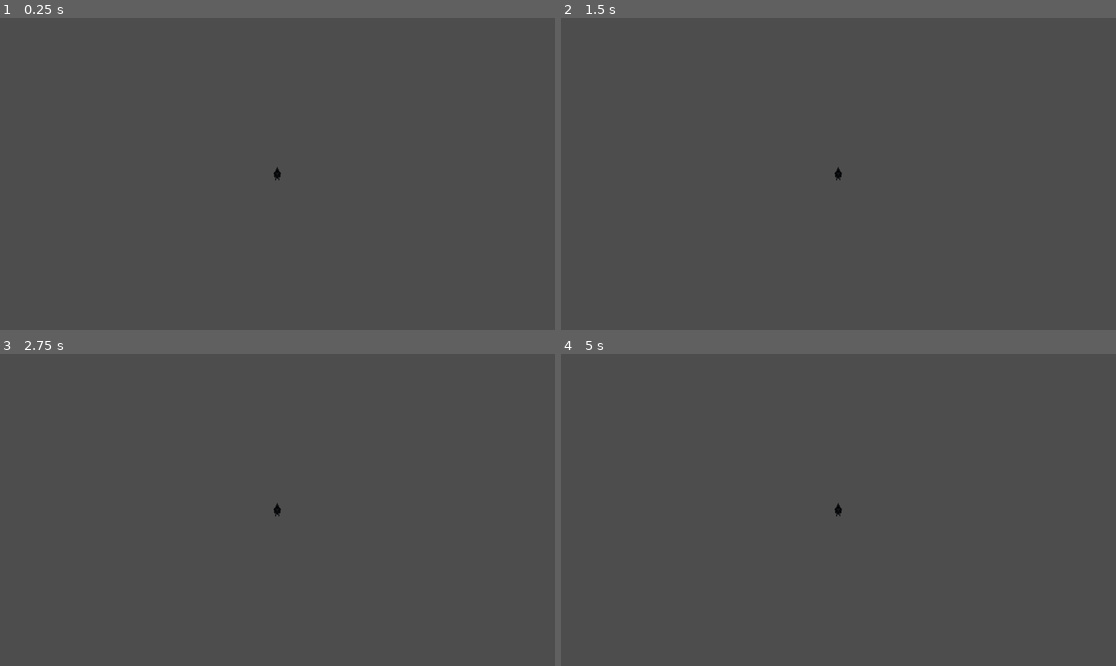
Above: before the commit, frames 1-4 (two rows, left to right).
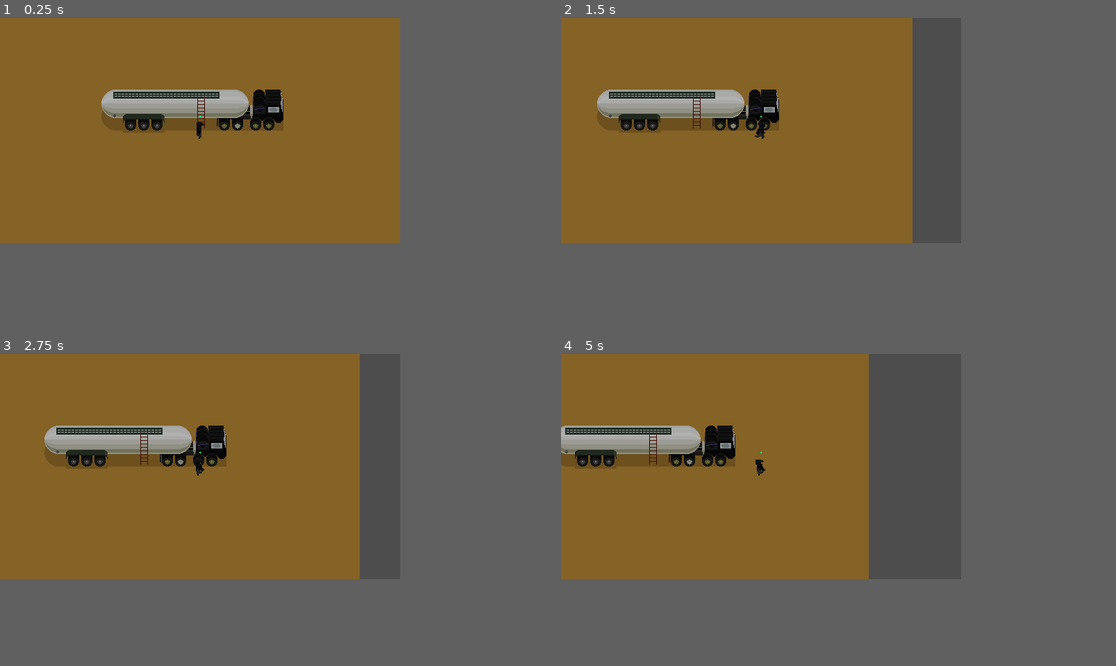
Above: after the commit, the same moments.

Repository: EptesicusDev/ViveLeFeu
Game: Godot game, scene res://level.tscn
Same seed, same stepped clock (60 frames per second), same inputs: the game is played once before the commit and once after it. This scene is started directly instead of the project's main scene.
Inputs:
- Up to frame 1 (0.25 s): no input
- Up to frame 2 (1.5 s): tap Enter (ui_accept) at 0.5, 0.77, 1.07 s; hold D (right) from 0.53 s (still down); tap E (action) at 0.6 s; tap Home (ui_home) at 0.8, 1.35 s
- Up to frame 3 (2.75 s): tap Enter (ui_accept) at 1.52, 1.55, 1.82, 2.1 s; release D (right) at 2.03 s; hold A (left) from 2.03 s (still down); tap E (action) at 2.3 s
- Up to frame 4 (5 s): release A (left) at 2.78 s; hold D (right) 2.78-4.28 s; tap E (action) at 2.85, 4.35 s; tap Enter (ui_accept) at 3.02, 3.32, 3.77, 3.8, 4.07, 4.52, 4.82 s; tap Home (ui_home) at 3.05, 3.6 s; hold A (left) from 4.28 s (still down)
In our replay, the window is 799x449 before the commit and 576x324 after it. These sizes can differ from the game's own. Grey fills any space a smaller window leaves; there, only what the larger window draws over its background counts as a difference.

The runs differ from the first frame. In frame 1, 52% of the frame differs, in the area x 0-73%, y 0-73%; in frame 2, 46%; in frame 3, 47%; in frame 4, 40%.

Commit message:
build: statemachine w/ animation idle/run

Diff:
--- a/level.tscn
+++ b/level.tscn
@@ -1,6 +1,7 @@
-[gd_scene load_steps=2 format=3 uid="uid://efwjm4hfeqf2"]
+[gd_scene load_steps=3 format=3 uid="uid://efwjm4hfeqf2"]
 
-[ext_resource type="Script" path="res://scripts/level.gd" id="1_p4gvl"]
+[ext_resource type="Script" path="res://scripts/level/level.gd" id="1_p4gvl"]
+[ext_resource type="Texture2D" uid="uid://cboqwj1gv3yh2" path="res://assets/world/test_area/area_test.png" id="2_tbf02"]
 
 [node name="World" type="Node"]
 script = ExtResource("1_p4gvl")
@@ -11,3 +12,13 @@
 _spawnable_scenes = PackedStringArray("res://player.tscn")
 spawn_path = NodePath("../Players")
 spawn_limit = 4
+
+[node name="Sprite2D" type="Sprite2D" parent="."]
+z_index = -1
+texture = ExtResource("2_tbf02")
+
+[node name="Collisions" type="StaticBody2D" parent="."]
+collision_mask = 0
+
+[node name="CollisionPolygon2D" type="CollisionPolygon2D" parent="Collisions"]
+polygon = PackedVector2Array(-116, 4, -134, -10, -134, -40, -116, -55, 128, -55, 128, 4, 17, 4, 17, -42, 36, -42, 36, -52, -117, -52, -117, -42, 2, -42, 2, 4)
--- a/multiplayer.tscn
+++ b/multiplayer.tscn
@@ -1,6 +1,6 @@
 [gd_scene load_steps=2 format=3 uid="uid://bvnwjpd0f3oa0"]
 
-[ext_resource type="Script" path="res://scripts/multiplayer.gd" id="1_eutfa"]
+[ext_resource type="Script" path="res://scripts/multiplayer/multiplayer.gd" id="1_eutfa"]
 
 [node name="Multiplayer" type="Node"]
 script = ExtResource("1_eutfa")
--- a/player.tscn
+++ b/player.tscn
@@ -1,8 +1,15 @@
-[gd_scene load_steps=6 format=3 uid="uid://cw8w6clmxedi6"]
-
-[ext_resource type="Script" path="res://scripts/player.gd" id="1_hwwnj"]
-[ext_resource type="Script" path="res://scripts/player_input.gd" id="2_ju3m6"]
+[gd_scene load_steps=34 format=3 uid="uid://cw8w6clmxedi6"]
+
+[ext_resource type="Script" path="res://scripts/player/player.gd" id="1_516kg"]
+[ext_resource type="Script" path="res://scripts/player/player_input.gd" id="2_27fu1"]
 [ext_resource type="Texture2D" uid="uid://cfnte10rcxra6" path="res://assets/player/player_sp.png" id="3_8ciqx"]
+[ext_resource type="Script" path="res://scripts/state/state_machine.gd" id="4_ph6jp"]
+[ext_resource type="Script" path="res://scripts/state/player_states/idle.gd" id="5_i0c7g"]
+[ext_resource type="Script" path="res://scripts/state/player_states/run.gd" id="6_mlet2"]
+
+[sub_resource type="CapsuleShape2D" id="CapsuleShape2D_a3s5y"]
+radius = 2.0
+height = 16.0
 
 [sub_resource type="SceneReplicationConfig" id="SceneReplicationConfig_fb1vy"]
 properties/0/path = NodePath(".:player")
@@ -20,16 +27,259 @@
 properties/0/spawn = false
 properties/0/replication_mode = 1
 
+[sub_resource type="Theme" id="Theme_t4m1t"]
+Label/colors/font_color = Color(0, 1, 0.490196, 1)
+
+[sub_resource type="Animation" id="Animation_b2ir6"]
+length = 0.001
+tracks/0/type = "value"
+tracks/0/imported = false
+tracks/0/enabled = true
+tracks/0/path = NodePath("Sprite2D:frame")
+tracks/0/interp = 1
+tracks/0/loop_wrap = true
+tracks/0/keys = {
+"times": PackedFloat32Array(0),
+"transitions": PackedFloat32Array(1),
+"update": 1,
+"values": [0]
+}
+
+[sub_resource type="Animation" id="Animation_5uvpo"]
+resource_name = "down_idle"
+length = 3.00001
+loop_mode = 1
+step = 0.0555556
+tracks/0/type = "value"
+tracks/0/imported = false
+tracks/0/enabled = true
+tracks/0/path = NodePath("Sprite2D:frame")
+tracks/0/interp = 1
+tracks/0/loop_wrap = true
+tracks/0/keys = {
+"times": PackedFloat32Array(0, 2.22222, 2.33333, 2.44444, 2.55556, 2.66667, 2.77778, 2.88889),
+"transitions": PackedFloat32Array(1, 1, 1, 1, 1, 1, 1, 1),
+"update": 1,
+"values": [0, 1, 2, 3, 4, 5, 6, 7]
+}
+
+[sub_resource type="Animation" id="Animation_p3051"]
+resource_name = "down_run"
+length = 0.666672
+loop_mode = 1
+step = 0.0555556
+tracks/0/type = "value"
+tracks/0/imported = false
+tracks/0/enabled = true
+tracks/0/path = NodePath("Sprite2D:frame")
+tracks/0/interp = 1
+tracks/0/loop_wrap = true
+tracks/0/keys = {
+"times": PackedFloat32Array(0, 0.0555556, 0.111111, 0.166667, 0.222222, 0.277778, 0.333333, 0.388889, 0.444444, 0.5, 0.555556, 0.611111),
+"transitions": PackedFloat32Array(1, 1, 1, 1, 1, 1, 1, 1, 1, 1, 1, 1),
+"update": 1,
+"values": [8, 9, 10, 11, 12, 13, 14, 15, 16, 17, 18, 19]
+}
+
+[sub_resource type="Animation" id="Animation_hlfqo"]
+resource_name = "left_idle"
+length = 0.0555611
+loop_mode = 1
+step = 0.0555556
+tracks/0/type = "value"
+tracks/0/imported = false
+tracks/0/enabled = true
+tracks/0/path = NodePath("Sprite2D:frame")
+tracks/0/interp = 1
+tracks/0/loop_wrap = true
+tracks/0/keys = {
+"times": PackedFloat32Array(0),
+"transitions": PackedFloat32Array(1),
+"update": 1,
+"values": [33]
+}
+
+[sub_resource type="Animation" id="Animation_sonrm"]
+resource_name = "left_run"
+length = 0.666672
+loop_mode = 1
+step = 0.0555556
+tracks/0/type = "value"
+tracks/0/imported = false
+tracks/0/enabled = true
+tracks/0/path = NodePath("Sprite2D:frame")
+tracks/0/interp = 1
+tracks/0/loop_wrap = true
+tracks/0/keys = {
+"times": PackedFloat32Array(0, 0.0555556, 0.111111, 0.166667, 0.222222, 0.277778, 0.333333, 0.388889, 0.444444, 0.5, 0.555556, 0.611111),
+"transitions": PackedFloat32Array(1, 1, 1, 1, 1, 1, 1, 1, 1, 1, 1, 1),
+"update": 1,
+"values": [34, 35, 36, 37, 38, 39, 40, 41, 42, 43, 44, 45]
+}
+
+[sub_resource type="Animation" id="Animation_exuus"]
+resource_name = "right_idle"
+length = 0.0555611
+loop_mode = 1
+step = 0.0555556
+tracks/0/type = "value"
+tracks/0/imported = false
+tracks/0/enabled = true
+tracks/0/path = NodePath("Sprite2D:frame")
+tracks/0/interp = 1
+tracks/0/loop_wrap = true
+tracks/0/keys = {
+"times": PackedFloat32Array(0),
+"transitions": PackedFloat32Array(1),
+"update": 1,
+"values": [20]
+}
+
+[sub_resource type="Animation" id="Animation_e5piy"]
+resource_name = "right_run"
+length = 0.666672
+loop_mode = 1
+step = 0.0555556
+tracks/0/type = "value"
+tracks/0/imported = false
+tracks/0/enabled = true
+tracks/0/path = NodePath("Sprite2D:frame")
+tracks/0/interp = 1
+tracks/0/loop_wrap = true
+tracks/0/keys = {
+"times": PackedFloat32Array(0, 0.0555556, 0.111111, 0.166667, 0.222222, 0.277778, 0.333333, 0.388889, 0.444444, 0.5, 0.555556, 0.611111),
+"transitions": PackedFloat32Array(1, 1, 1, 1, 1, 1, 1, 1, 1, 1, 1, 1),
+"update": 1,
+"values": [21, 22, 23, 24, 25, 26, 27, 28, 29, 30, 31, 32]
+}
+
+[sub_resource type="Animation" id="Animation_c0uin"]
+resource_name = "up_idle"
+length = 0.0555611
+loop_mode = 1
+step = 0.0555556
+tracks/0/type = "value"
+tracks/0/imported = false
+tracks/0/enabled = true
+tracks/0/path = NodePath("Sprite2D:frame")
+tracks/0/interp = 1
+tracks/0/loop_wrap = true
+tracks/0/keys = {
+"times": PackedFloat32Array(0),
+"transitions": PackedFloat32Array(1),
+"update": 1,
+"values": [46]
+}
+
+[sub_resource type="Animation" id="Animation_msbri"]
+resource_name = "up_run"
+length = 0.666672
+loop_mode = 1
+step = 0.0555556
+tracks/0/type = "value"
+tracks/0/imported = false
+tracks/0/enabled = true
+tracks/0/path = NodePath("Sprite2D:frame")
+tracks/0/interp = 1
+tracks/0/loop_wrap = true
+tracks/0/keys = {
+"times": PackedFloat32Array(0, 0.0555556, 0.111111, 0.166667, 0.222222, 0.277778, 0.333333, 0.388889, 0.444444, 0.5, 0.555556, 0.611111),
+"transitions": PackedFloat32Array(1, 1, 1, 1, 1, 1, 1, 1, 1, 1, 1, 1),
+"update": 1,
+"values": [47, 48, 49, 50, 51, 52, 53, 54, 55, 56, 57, 58]
+}
+
+[sub_resource type="AnimationLibrary" id="AnimationLibrary_xmgmp"]
+_data = {
+"RESET": SubResource("Animation_b2ir6"),
+"down_idle": SubResource("Animation_5uvpo"),
+"down_run": SubResource("Animation_p3051"),
+"left_idle": SubResource("Animation_hlfqo"),
+"left_run": SubResource("Animation_sonrm"),
+"right_idle": SubResource("Animation_exuus"),
+"right_run": SubResource("Animation_e5piy"),
+"up_idle": SubResource("Animation_c0uin"),
+"up_run": SubResource("Animation_msbri")
+}
+
+[sub_resource type="AnimationNodeBlendSpace2D" id="AnimationNodeBlendSpace2D_2muan"]
+
+[sub_resource type="AnimationNodeAnimation" id="AnimationNodeAnimation_xtggd"]
+animation = &"left_idle"
+
+[sub_resource type="AnimationNodeAnimation" id="AnimationNodeAnimation_nmsue"]
+animation = &"up_idle"
+
+[sub_resource type="AnimationNodeAnimation" id="AnimationNodeAnimation_e0iap"]
+animation = &"down_idle"
+
+[sub_resource type="AnimationNodeAnimation" id="AnimationNodeAnimation_foy6q"]
+animation = &"right_idle"
+
+[sub_resource type="AnimationNodeBlendSpace2D" id="AnimationNodeBlendSpace2D_fdkgn"]
+blend_point_0/node = SubResource("AnimationNodeAnimation_xtggd")
+blend_point_0/pos = Vector2(-1, 0)
+blend_point_1/node = SubResource("AnimationNodeAnimation_nmsue")
+blend_point_1/pos = Vector2(0, -1)
+blend_point_2/node = SubResource("AnimationNodeAnimation_e0iap")
+blend_point_2/pos = Vector2(0, 1)
+blend_point_3/node = SubResource("AnimationNodeAnimation_foy6q")
+blend_point_3/pos = Vector2(1, 0)
+blend_mode = 1
+
+[sub_resource type="AnimationNodeAnimation" id="AnimationNodeAnimation_4sstx"]
+animation = &"left_run"
+
+[sub_resource type="AnimationNodeAnimation" id="AnimationNodeAnimation_fm1js"]
+animation = &"right_run"
+
+[sub_resource type="AnimationNodeAnimation" id="AnimationNodeAnimation_ltyjw"]
+animation = &"up_run"
+
+[sub_resource type="AnimationNodeAnimation" id="AnimationNodeAnimation_px13p"]
+animation = &"down_run"
+
+[sub_resource type="AnimationNodeBlendSpace2D" id="AnimationNodeBlendSpace2D_agqin"]
+blend_point_0/node = SubResource("AnimationNodeAnimation_4sstx")
+blend_point_0/pos = Vector2(-1, 0)
+blend_point_1/node = SubResource("AnimationNodeAnimation_fm1js")
+blend_point_1/pos = Vector2(1, 0)
+blend_point_2/node = SubResource("AnimationNodeAnimation_ltyjw")
+blend_point_2/pos = Vector2(0, -1)
+blend_point_3/node = SubResource("AnimationNodeAnimation_px13p")
+blend_point_3/pos = Vector2(0, 1)
+blend_mode = 1
+
+[sub_resource type="AnimationNodeStateMachineTransition" id="AnimationNodeStateMachineTransition_rqh67"]
+advance_mode = 2
+
+[sub_resource type="AnimationNodeStateMachine" id="AnimationNodeStateMachine_10smy"]
+states/Attack1/node = SubResource("AnimationNodeBlendSpace2D_2muan")
+states/Attack1/position = Vector2(363.026, 161)
+states/Idle/node = SubResource("AnimationNodeBlendSpace2D_fdkgn")
+states/Idle/position = Vector2(363.026, 35)
+states/Run/node = SubResource("AnimationNodeBlendSpace2D_agqin")
+states/Run/position = Vector2(363.026, 100)
+states/Start/position = Vector2(161, 100)
+transitions = ["Start", "Idle", SubResource("AnimationNodeStateMachineTransition_rqh67")]
+graph_offset = Vector2(-80.974, 0)
+
 [node name="Player" type="CharacterBody2D"]
-script = ExtResource("1_hwwnj")
+script = ExtResource("1_516kg")
+
+[node name="CollisionShape2D" type="CollisionShape2D" parent="."]
+position = Vector2(0, 12)
+rotation = 1.5708
+shape = SubResource("CapsuleShape2D_a3s5y")
 
 [node name="ServerSynchronizer" type="MultiplayerSynchronizer" parent="."]
 replication_config = SubResource("SceneReplicationConfig_fb1vy")
 
-[node name="PlayerInput" type="MultiplayerSynchronizer" parent="."]
+[node name="PlayerInput" type="MultiplayerSynchronizer" parent="." node_paths=PackedStringArray("state_machine")]
 root_path = NodePath(".")
 replication_config = SubResource("SceneReplicationConfig_hoavk")
-script = ExtResource("2_ju3m6")
+script = ExtResource("2_27fu1")
+state_machine = NodePath("../StateMachine")
 
 [node name="Sprite2D" type="Sprite2D" parent="."]
 texture_filter = 1
@@ -39,3 +289,47 @@
 
 [node name="Camera2D" type="Camera2D" parent="."]
 enabled = false
+
+[node name="Label" type="Label" parent="."]
+visible = false
+z_index = 10
+offset_left = -19.0
+offset_top = -37.0
+offset_right = 21.0
+offset_bottom = -14.0
+theme = SubResource("Theme_t4m1t")
+text = "."
+horizontal_alignment = 1
+
+[node name="StateMachine" type="Node" parent="." node_paths=PackedStringArray("initial_state")]
+script = ExtResource("4_ph6jp")
+initial_state = NodePath("Idle")
+
+[node name="Idle" type="Node" parent="StateMachine" node_paths=PackedStringArray("animation_tree", "player", "synchronized_input")]
+script = ExtResource("5_i0c7g")
+animation_tree = NodePath("../../AnimationTree")
+player = NodePath("../..")
+animation_name = "Idle"
+synchronized_input = NodePath("../../PlayerInput")
+
+[node name="Run" type="Node" parent="StateMachine" node_paths=PackedStringArray("animation_tree", "player", "synchronized_input")]
+script = ExtResource("6_mlet2")
+animation_tree = NodePath("../../AnimationTree")
+player = NodePath("../..")
+animation_name = "Run"
+synchronized_input = NodePath("../../PlayerInput")
+
+[node name="AnimationPlayer" type="AnimationPlayer" parent="."]
+libraries = {
+"": SubResource("AnimationLibrary_xmgmp")
+}
+
+[node name="AnimationTree" type="AnimationTree" parent="."]
+libraries = {
+"": SubResource("AnimationLibrary_xmgmp")
+}
+tree_root = SubResource("AnimationNodeStateMachine_10smy")
+anim_player = NodePath("../AnimationPlayer")
+parameters/Attack1/blend_position = Vector2(0, 0)
+parameters/Idle/blend_position = Vector2(-0.426621, -0.312775)
+parameters/Run/blend_position = Vector2(-0.33959, -0.068783)
--- a/project.godot
+++ b/project.godot
@@ -16,7 +16,14 @@
 
 [autoload]
 
-PlayersManager="*res://scripts/players_manager.gd"
+PlayersManager="*res://scripts/multiplayer/players_manager.gd"
+
+[display]
+
+window/size/viewport_width=576
+window/size/viewport_height=324
+window/size/mode=3
+window/stretch/mode="canvas_items"
 
 [input]
 
@@ -50,3 +57,7 @@
 "events": [Object(InputEventKey,"resource_local_to_scene":false,"resource_name":"","device":-1,"window_id":0,"alt_pressed":false,"shift_pressed":false,"ctrl_pressed":false,"meta_pressed":false,"pressed":false,"keycode":0,"physical_keycode":69,"key_label":0,"unicode":101,"echo":false,"script":null)
 ]
 }
+
+[rendering]
+
+textures/canvas_textures/default_texture_filter=0
--- /dev/null
+++ b/scripts/idle.gd
@@ -0,0 +1 @@
+extends PlayerState
--- a/scripts/level.gd
+++ b/scripts/level/level.gd
@@ -1,6 +1,6 @@
 extends Node
 
-const SPAWN_RANDOM := 5.0
+const SPAWN_RANDOM := 50
 
 func _ready():
 	# We only need to spawn players on the server.
--- a/scripts/player.gd
+++ b/scripts/player/player.gd
@@ -1,10 +1,7 @@
+class_name  Player
 extends CharacterBody2D
 
-const SPEED = 5.0
-const JUMP_VELOCITY = 4.5
-
-# Get the gravity from the project settings to be synced with RigidBody nodes.
-var gravity = ProjectSettings.get_setting("physics/3d/default_gravity")
+const SPEED = 100
 
 # Set by the authority, synchronized on spawn.
 @export var player := 1 :
@@ -13,38 +10,34 @@
 		# Give authority over the player input to the appropriate peer.
 		$PlayerInput.set_multiplayer_authority(id)
 
-# Player synchronized input.
 @onready var input = $PlayerInput
 @onready var camera = $Camera2D
+@onready var animation_tree = $AnimationTree
+
 
 func _ready():
 	# Set the camera as current if we are this player.
 	if player == multiplayer.get_unique_id():
 		camera.enabled = true
+		$Label.visible = true
 	# Only process on server.
 	# EDIT: Left the client simulate player movement too to compesate network latency.
 	# set_physics_process(multiplayer.is_server())
 
 
 func _physics_process(_delta):
-	'''# Add the gravity.
-	if not is_on_floor():
-		velocity.y -= gravity * delta
-
-	# Handle Jump.
-	if input.jumping and is_on_floor():
-		velocity.y = JUMP_VELOCITY
-
-	# Reset jump state.
-	input.jumping = false
-	'''
 	# Handle movement.
 	var direction = Vector2(input.direction.x, input.direction.y).normalized()
 	if direction:
 		velocity.x = direction.x * SPEED
 		velocity.y = direction.y * SPEED
+		update_animation_tree_keyboard(direction)
 	else:
 		velocity.x = move_toward(velocity.x, 0, SPEED)
 		velocity.y = move_toward(velocity.y, 0, SPEED)
+	move_and_slide()
 
-	move_and_slide()
+
+func update_animation_tree_keyboard(vector: Vector2):
+	animation_tree.set("parameters/Idle/blend_position", vector)
+	animation_tree.set("parameters/Run/blend_position", vector)
--- /dev/null
+++ b/scripts/player/player_input.gd
@@ -0,0 +1,27 @@
+extends MultiplayerSynchronizer
+
+@export var attacking := false
+@export var direction := Vector2()
+@export var state_machine: StateMachine
+
+
+func _ready():
+	# Only process for the local player
+	set_process(get_multiplayer_authority() == multiplayer.get_unique_id())
+
+
+@rpc("call_local")
+func attack():
+	attacking = true
+
+
+func _process(delta):
+	# Get the input direction and handle the movement/deceleration.
+	direction = Input.get_vector("left", "right", "up", "down")
+	if(direction != Vector2.ZERO):
+		state_machine.current_state.transition.emit(state_machine.current_state, "Run")
+	else:
+		state_machine.current_state.transition.emit(state_machine.current_state, "Idle")
+	if(Input.is_action_just_pressed("action")):
+		pass
+		# attack.rpc()
--- a/scripts/player_input.gd
+++ /dev/null
@@ -1,25 +0,0 @@
-extends MultiplayerSynchronizer
-
-# Set via RPC to simulate is_action_just_pressed.
-@export var jumping := false
-
-# Synchronized property.
-@export var direction := Vector2()
-
-
-func _ready():
-	# Only process for the local player
-	set_process(get_multiplayer_authority() == multiplayer.get_unique_id())
-
-
-@rpc("call_local")
-func jump():
-	jumping = true
-
-
-func _process(delta):
-	# Get the input direction and handle the movement/deceleration.
-	# As good practice, you should replace UI actions with custom gameplay actions.
-	direction = Input.get_vector("left", "right", "up", "down")
-	if Input.is_action_just_pressed("ui_accept"):
-		jump.rpc()
--- /dev/null
+++ b/scripts/state/player_states/idle.gd
@@ -0,0 +1,23 @@
+extends State
+class_name Idle
+
+
+@export var friction: float = 50
+
+
+func enter() -> void:
+	if(player and animation_state):
+		animation_state.travel(animation_name)
+
+
+func update() -> void:
+	pass
+
+
+func physics_update() -> void:
+	if(player):
+		player.velocity = player.velocity.move_toward(Vector2.ZERO, friction)
+
+
+func exit() -> void:
+	pass
--- /dev/null
+++ b/scripts/state/player_states/run.gd
@@ -0,0 +1,19 @@
+extends State
+class_name Run
+
+
+func enter() -> void:
+	if(player and animation_state):
+		animation_state.travel(animation_name)
+
+
+func update() -> void:
+	pass
+
+
+func physics_update() -> void:
+	pass
+
+
+func exit() -> void:
+	pass
--- /dev/null
+++ b/scripts/state/state.gd
@@ -0,0 +1,33 @@
+extends Node
+class_name State
+
+signal transition
+
+@export var animation_tree: AnimationTree
+@export var player: Player
+@export var animation_name: String
+@export var synchronized_input: MultiplayerSynchronizer
+
+@onready var animation_state = animation_tree["parameters/playback"]
+
+
+# Virtual function. Called by the state machine upon changing the active state. The `msg` parameter
+# is a dictionary with arbitrary data the state can use to initialize itself.
+func enter() -> void:
+	pass
+
+
+# Virtual function. Corresponds to the `_process()` callback.
+func update() -> void:
+	pass
+
+
+# Virtual function. Corresponds to the `_physics_process()` callback.
+func physics_update() -> void:
+	pass
+
+
+# Virtual function. Called by the state machine before changing the active state. Use this function
+# to clean up the state.
+func exit() -> void:
+	pass
--- /dev/null
+++ b/scripts/state/state_machine.gd
@@ -0,0 +1,39 @@
+class_name StateMachine
+extends Node
+
+
+var current_state: State
+var states: Dictionary = {}
+
+@export var initial_state: State
+
+
+func _ready() -> void:
+	for child in self.get_children():
+		if child is State:
+			states[child.name] = child
+			child.transition.connect(on_state_transistion)
+	if(initial_state):
+		initial_state.enter()
+		current_state = initial_state
+
+func _process(_delta: float) -> void:
+	if(current_state):
+		current_state.update()
+
+
+func _physics_process(_delta: float) -> void:
+	if(current_state):
+		current_state.physics_update()
+
+
+func on_state_transistion(state, new_state_name) -> void:
+	if state != current_state:
+		return
+	var new_state = states.get(new_state_name)
+	if(!new_state):
+		return
+	if(current_state):
+		current_state.exit()
+	new_state.enter()
+	current_state = new_state
Binary file added: assets/world/test_area/area_test.png
Not shown, added: assets/world/test_area/area_test.png.import
Not shown, added: export_presets.cfg
Renamed: scripts/multiplayer.gd -> scripts/multiplayer/multiplayer.gd
Renamed: scripts/players_manager.gd -> scripts/multiplayer/players_manager.gd
